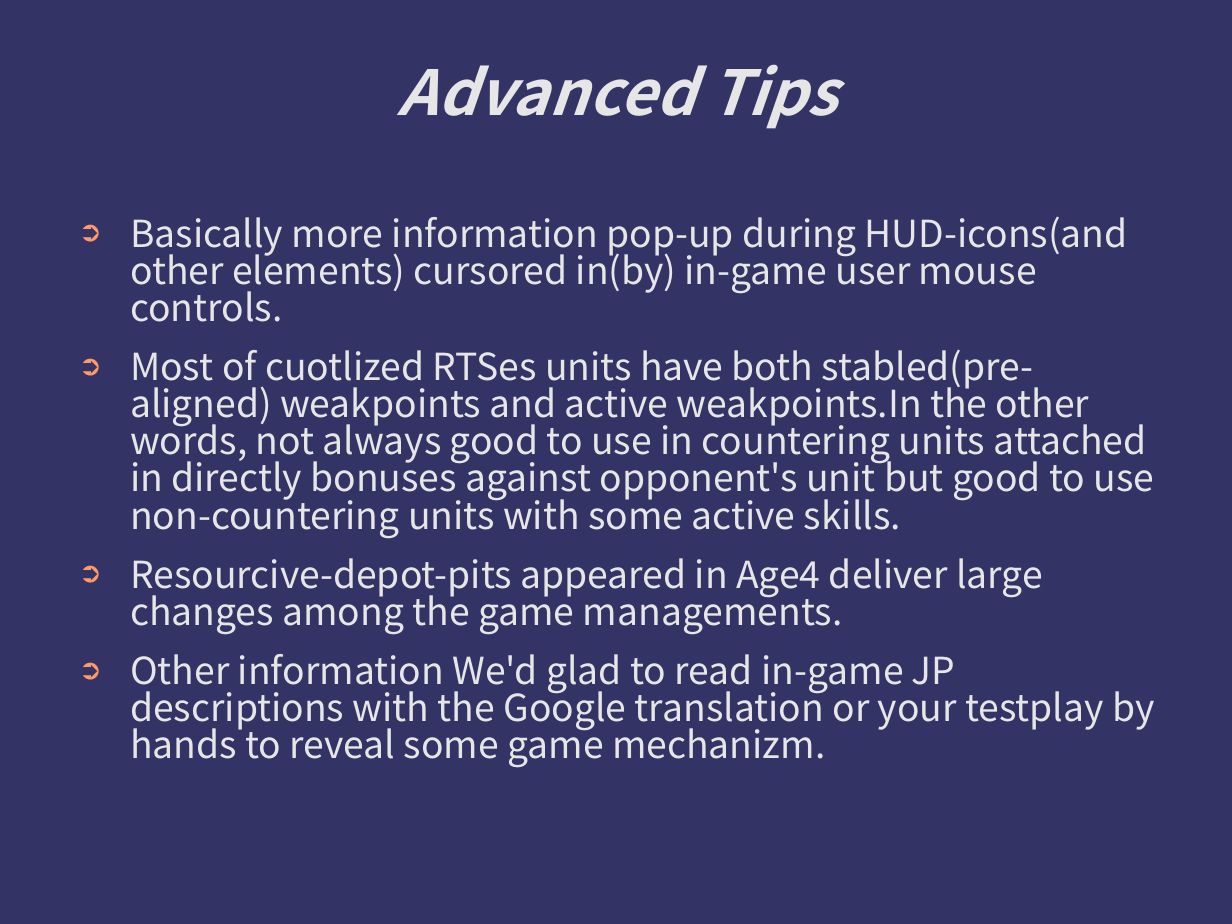
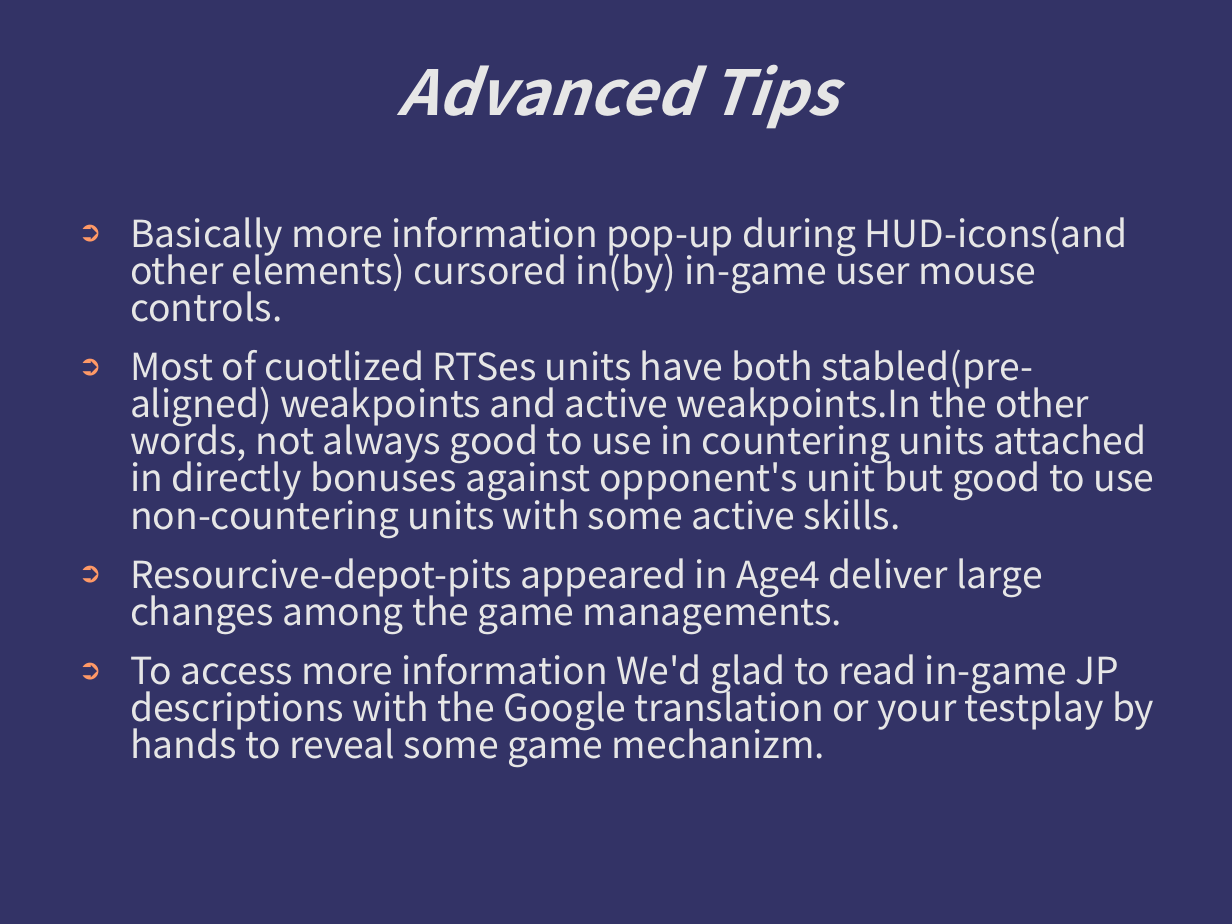
Before and after one commit to kotorize/kotorize, a slide deck: slide 5 of Manuals.ppt. Drawn at 1232x924 pixels with LibreOffice and Linux fonts; fonts in the diff are those of the drawing; background and template pictures are left out. Boxes give left, top, right and bottom in pixels: in the first picture for what was removed or moved away, otherwise in the second. Text is boxed around its words. In the diff, an @@ line names an element or a change of style, - is before the commit and + after.

```diff
--- a/Manuals.ppt
+++ b/Manuals.ppt
@@ text at (130,654,1154,768): text changed @@
-➲ Other information We'd glad to read in-game JP descriptions with the Google translation or your testplay by hands to reveal some game mechanizm.
+➲ To access more information We'd glad to read in-game JP descriptions with the Google translation or your testplay by hands to reveal some game mechanizm.
```
Also in this commit, not shown: 1 other slide changed, 1 other file.
